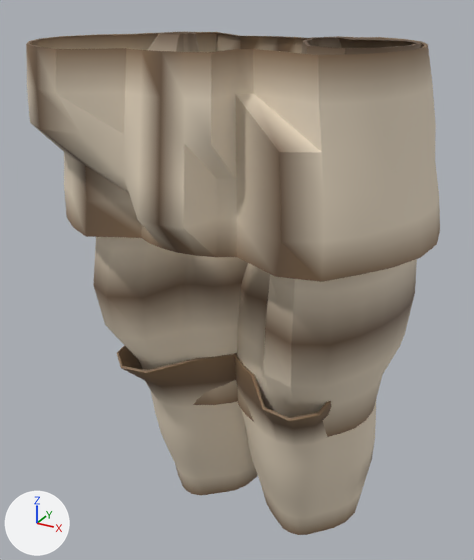
An edit to the glTF model assets_src/armor/aydor_0/leather_a_legs.glb, drawn before and after from the same camera.
Before and after are seen from a 50 mm lens placed at (0.419, -0.799, 1.054), pointed at (-0.019, -0.001, 0.655). The lights are fixed; the arrows at lower left show +X, +Y and +Z. The picture after the commit comes second. Vertices at exactly the same position are counted once.

The older version as bpy lines, for what is in view:
```python
mat_leather = bpy.data.materials.new('leather')
mat_leather.use_nodes = True; mat_leather.node_tree.nodes.clear()
_N = mat_leather.node_tree.nodes; _L = mat_leather.node_tree.links
n0 = _N.new('ShaderNodeBsdfPrincipled'); n0.name = 'Principled BSDF'
n0.inputs[2].default_value = 0.66  # 'Roughness'
n1 = _N.new('ShaderNodeOutputMaterial'); n1.name = 'Material Output'
n2 = _N.new('ShaderNodeVertexColor'); n2.name = 'Color Attribute'
_L.new(n0.outputs[0], n1.inputs[0])  # 'BSDF' to 'Surface'
_L.new(n2.outputs[0], n0.inputs[0])  # 'Color' to 'Base Color'
me_leather_a_legs = bpy.data.meshes.new('leather_a_legs')
me_leather_a_legs.from_pydata(...)  # 1180 vertices, 2120 faces; spans x -0.271..0.267, y -0.236..0.203, z 0.232..1.002
me_leather_a_legs.materials.append(mat_leather)
ob_leather_a_legs = bpy.data.objects.new('leather_a_legs', me_leather_a_legs)
ob_leather_a_legs.location = (0.0, 0.0, 0.0)
```
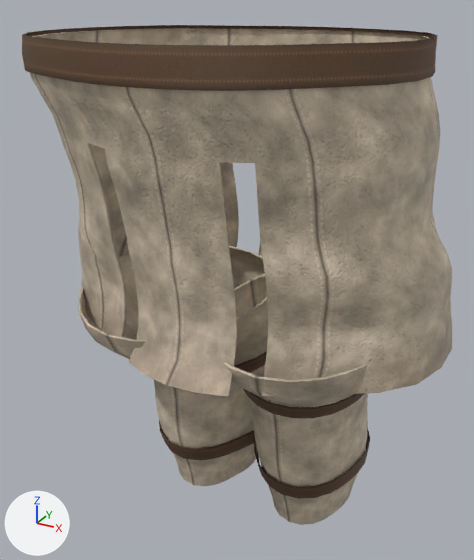
Changed parts and their boxes [x1, y1, x2, y2] in the pictures (474 x 560 px):
'leather_a_legs', surface changed, reshaped
    before: [26, 32, 440, 535]
    after: [22, 25, 452, 525]
part 1 of me_leather_a_legs, rebuilt (47% taller)
    before: [26, 32, 440, 282]
    after: [30, 28, 452, 397]
part 2 of me_leather_a_legs, rebuilt
    before: [117, 345, 257, 495]
    after: [78, 246, 268, 486]
part 3 of me_leather_a_legs, rebuilt
    before: [234, 353, 376, 535]
    after: [224, 274, 368, 525]
part 4 of me_leather_a_legs, added (brown)
    after: [22, 25, 438, 91]
part 5 of me_leather_a_legs, added (brown)
    after: [243, 389, 365, 418]
part 6 of me_leather_a_legs, added (brown)
    after: [254, 427, 370, 499]
part 7 of me_leather_a_legs, added (mostly hidden)
    after: [134, 331, 267, 373]
part 8 of me_leather_a_legs, added (brown)
    after: [159, 421, 254, 460]
part 9 of me_leather_a_legs, deleted (brown)
    before: [93, 32, 421, 437]

The change, as a diff of the scene's bpy script:
```diff
--- a/assets_src/armor/aydor_0/leather_a_legs.glb.py
+++ b/assets_src/armor/aydor_0/leather_a_legs.glb.py
@@ img_strap_c_png @@
+img_strap_c_png = load_image('strap_c.png', '../textures/strap_c.png', 128, 64, 'sRGB')
@@ img_strap_orm_png @@
+img_strap_orm_png = load_image('strap_orm.png', '../textures/strap_orm.png', 128, 64, 'Non-Color')
@@ img_strap_n_png @@
+img_strap_n_png = load_image('strap_n.png', '../textures/strap_n.png', 128, 64, 'Non-Color')
@@ img_leather_orm_png @@
+img_leather_orm_png = load_image('leather_orm.png', '../textures/leather_orm.png', 256, 256, 'Non-Color')
@@ img_leather_n_png @@
+img_leather_n_png = load_image('leather_n.png', '../textures/leather_n.png', 256, 256, 'Non-Color')
@@ img_leather_c_png @@
+img_leather_c_png = load_image('leather_c.png', '../textures/leather_c.png', 256, 256, 'sRGB')
@@ mat_leather @@
 mat_leather = bpy.data.materials.new('leather')
-# nodes: BsdfPrincipled, OutputMaterial, VertexColor
+# nodes: BsdfPrincipled, Mix, NormalMap, OutputMaterial, SeparateColor, TexImage x3, VertexColor
+# uses the picture img_leather_c_png
+# uses the picture img_leather_n_png
+# uses the picture img_leather_orm_png
@@ mat_strap @@
+mat_strap = bpy.data.materials.new('strap')
+# uses the picture img_strap_c_png
+# uses the picture img_strap_n_png
+# uses the picture img_strap_orm_png
@@ me_leather_a_legs @@
 # used by ob_leather_a_legs; location = (0.0, 0.0, 0.0)
-me_leather_a_legs.from_pydata(...)  # 1180 vertices, 2120 faces; spans x -0.271..0.267, y -0.236..0.203, z 0.232..1.002
+me_leather_a_legs.from_pydata(...)  # 2184 vertices, 3848 faces; spans x -0.3..0.295, y -0.25..0.23, z 0.254..1.007
+# me_leather_a_legs part 1: the loose piece of 256 vertices spanning x -0.271..0.267, y -0.236..0.203, z 0.765..0.997 is rebuilt with 776 vertices and now spans x -0.3..0.295, y -0.246..0.23, z 0.594..1.002
+# me_leather_a_legs part 2: the loose piece of 220 vertices spanning x -0.196..0.025, y -0.145..0.154, z 0.232..0.565 is rebuilt with 384 vertices and now spans x -0.264..0.035, y -0.196..0.168, z 0.254..0.646
+# me_leather_a_legs part 3: the loose piece of 220 vertices spanning x -0.026..0.197, y -0.145..0.154, z 0.232..0.565 is rebuilt with 384 vertices and now spans x -0.032..0.259, y -0.193..0.167, z 0.254..0.646
+# me_leather_a_legs part 4: a new loose piece of 160 vertices spanning x -0.265..0.239, y -0.25..0.169, z 0.965..1.007, in mat_strap
+# me_leather_a_legs part 5: a new loose piece of 120 vertices spanning x -0.031..0.203, y -0.107..0.146, z 0.503..0.547, in mat_strap
+# me_leather_a_legs part 6: a new loose piece of 120 vertices spanning x -0.01..0.185, y -0.067..0.16, z 0.333..0.375, in mat_strap
+# me_leather_a_legs part 7: a new loose piece of 120 vertices spanning x -0.206..0.032, y -0.11..0.147, z 0.503..0.547, in mat_strap
+# me_leather_a_legs part 8: a new loose piece of 120 vertices spanning x -0.186..0.01, y -0.067..0.16, z 0.333..0.375, in mat_strap
+# me_leather_a_legs part 9: 484 vertices removed from x -0.237..0.237, y -0.157..0.17, z 0.462..1.002
 me_leather_a_legs.materials.append(mat_leather)
+me_leather_a_legs.materials.append(mat_strap)
```
